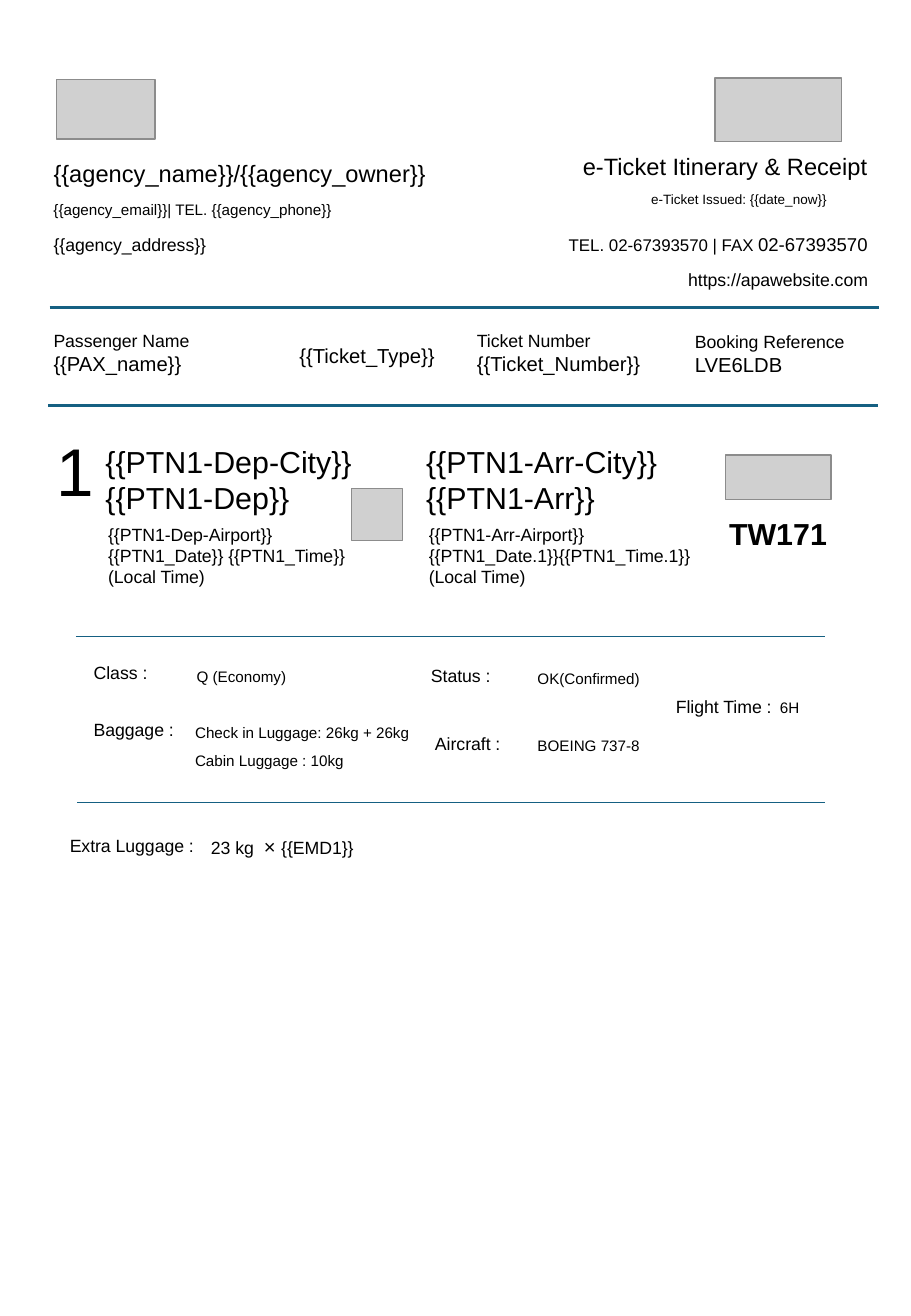
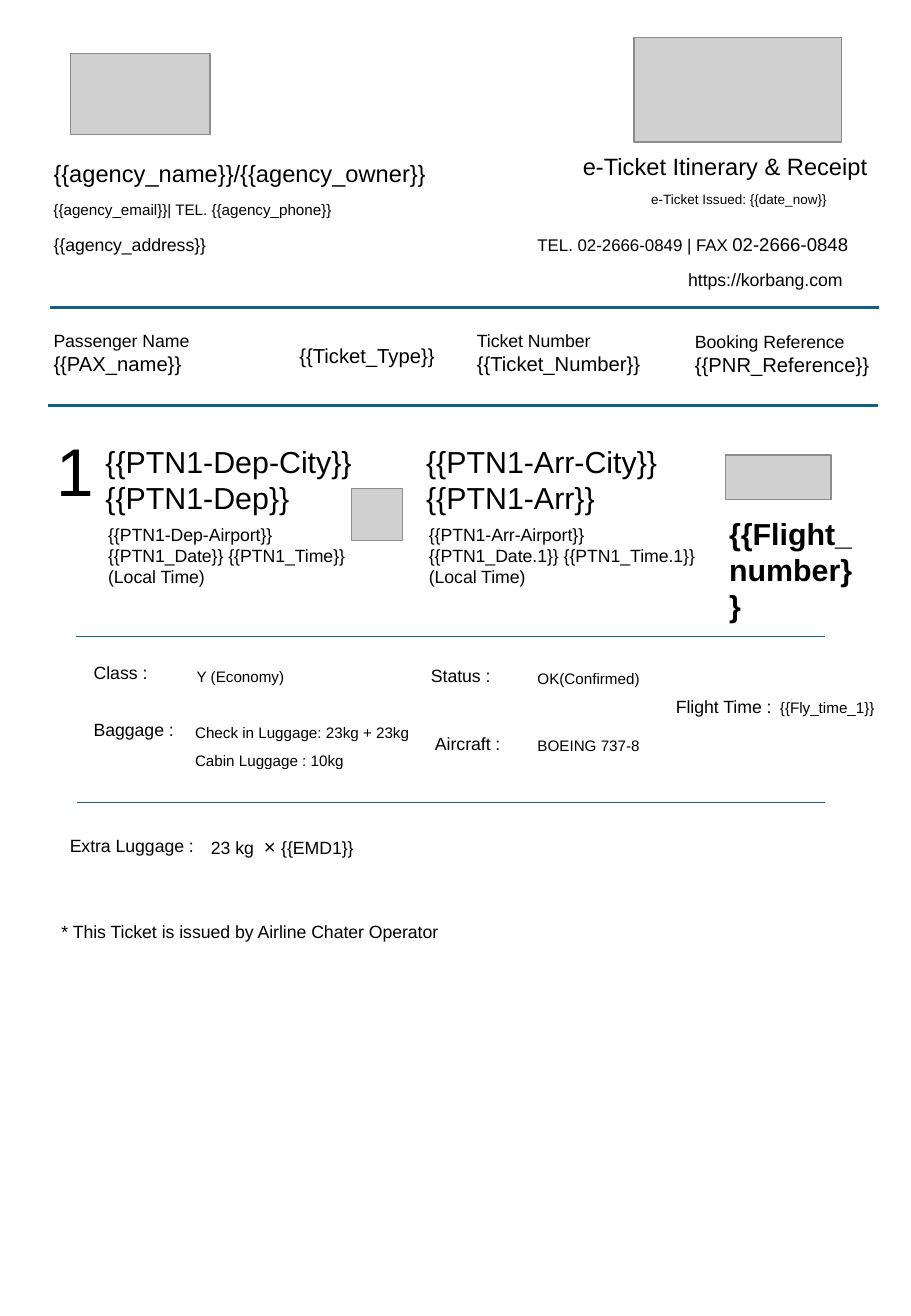
Before and after one commit to shehab-01/airline-ticket-printing-system, a slide deck: slide 1 of backend/templates/ticket_template_oneway.pptx. Drawn at 911x1316 pixels with LibreOffice and Linux fonts; fonts in the diff are those of the drawing; grey boxes stand for pictures. Boxes give left, top, right and bottom in pixels: in the first picture for what was removed or moved away, otherwise in the second. Text is boxed around its words. In the diff, an @@ line names an element or a change of style, - is before the commit and + after.

```diff
--- a/backend/templates/ticket_template_oneway.pptx
+++ b/backend/templates/ticket_template_oneway.pptx
@@ picture: place and size @@
-picture at [57,79,155,138]
+picture at [70,53,210,135]
@@ picture: place and size @@
-picture at [715,78,842,141]
+picture at [634,38,842,142]
@@ text at [537,238,848,252]: text changed @@
-TEL. 02-67393570 | FAX 02-67393570
+TEL. 02-2666-0849 | FAX 02-2666-0848
@@ text at [688,273,842,290]: text changed @@
-https://apawebsite.com
+https://korbang.com
@@ text at [695,357,869,377]: text changed @@
-LVE6LDB
+{{PNR_Reference}}
@@ text at [729,523,852,587]: text changed @@
-TW171
+{{Flight_number}}
@@ text at [429,549,695,587]: spaces changed @@
-{{PTN1_Date.1}}{{PTN1_Time.1}} (Local Time)
+{{PTN1_Date.1}} {{PTN1_Time.1}} (Local Time)
@@ text at [197,671,284,685]: text changed @@
-Q (Economy)
+Y (Economy)
@@ text at [780,702,874,716]: text changed @@
-6H
+{{Fly_time_1}}
@@ text at [195,727,409,741]: text changed @@
-Check in Luggage: 26kg + 26kg
+Check in Luggage: 23kg + 23kg
@@ text added at [73,925,438,942], 10.5 pt, text #000000 @@
+* This Ticket is issued by Airline Chater Operator
```
Also in this commit, not shown: 7 other files.
